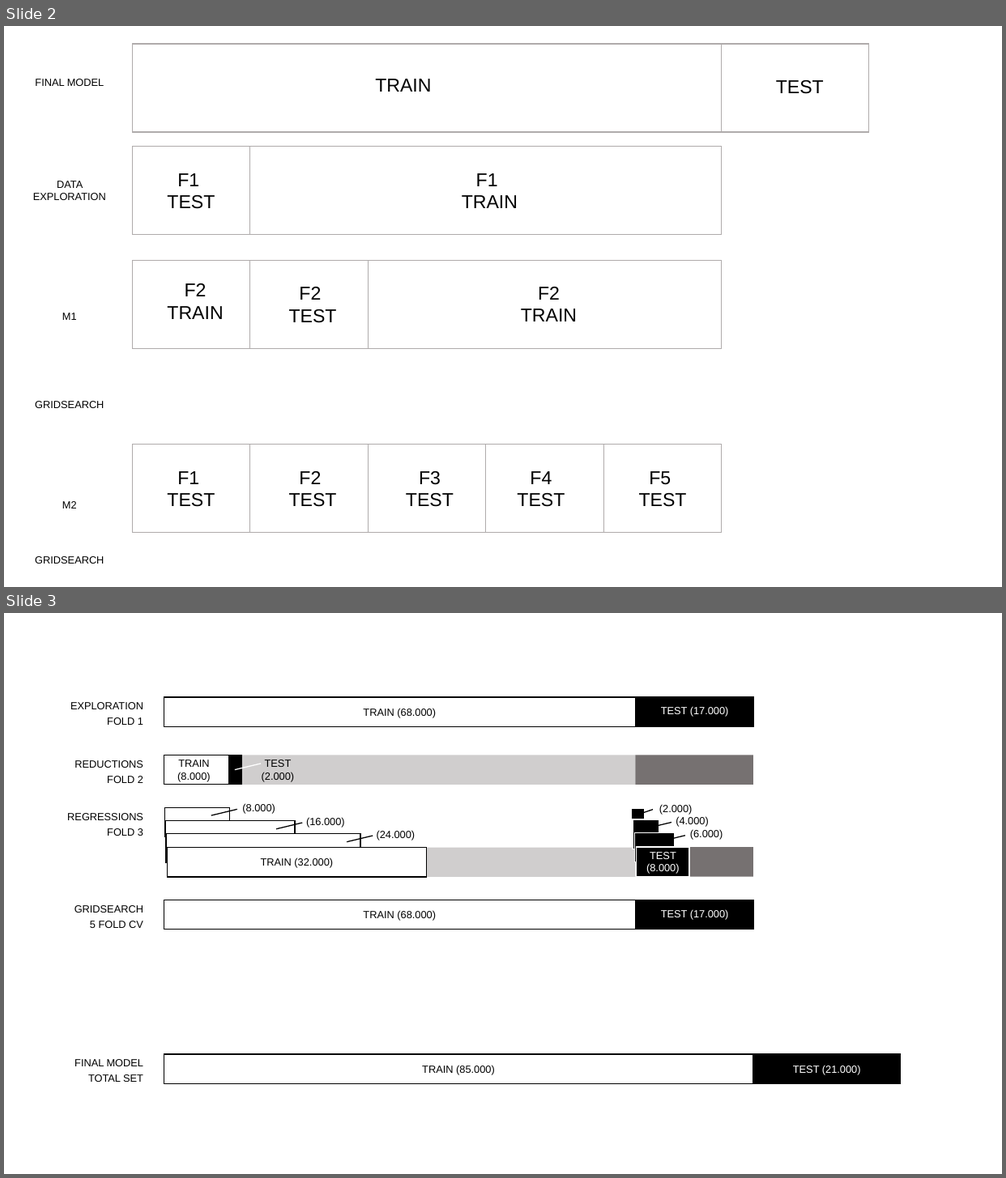
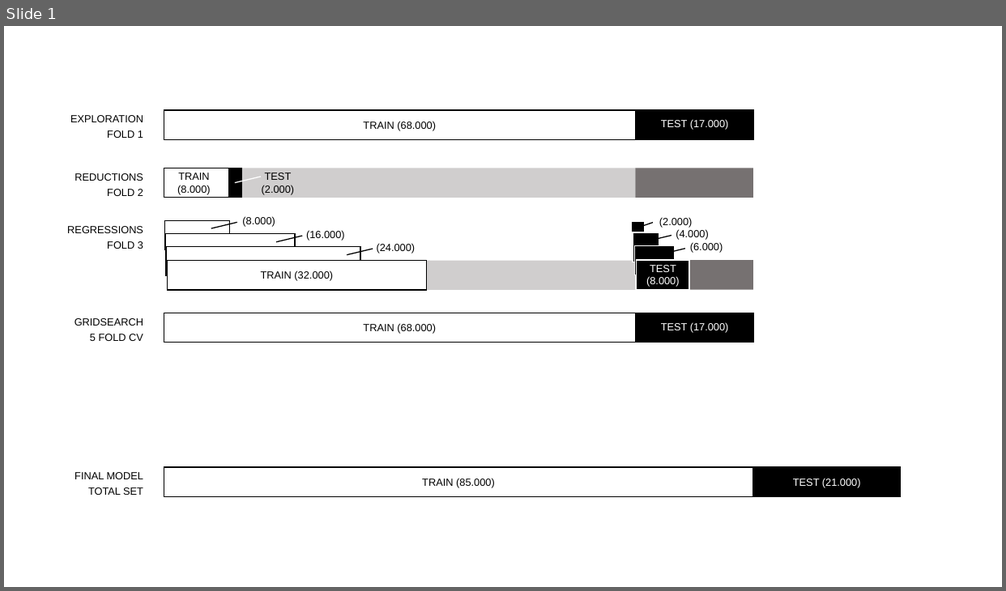
Before and after one commit to Julietvr/bds, a slide deck: regression/folds.pptx. Shown one above the other, each under a label of ours: slides 2 and 3 before the commit, slide 1 after it. The pictures are 1006x1178 and 1006x591 pixels, drawn with LibreOffice and Linux fonts; fonts in the diff are those of the drawing. Boxes give left, top, right and bottom in pixels: in the first picture for what was removed or moved away, otherwise in the second. Text is boxed around its words. In the diff, an @@ line names an element or a change of style, - is before the commit and + after.

```diff
--- a/regression/folds.pptx
+++ b/regression/folds.pptx
@@ slide 2 removed at (x1=4, y1=26, x2=1002, y2=587), background #FFFFFF @@
@@ rectangle removed at (x1=132, y1=44, x2=721, y2=132) @@
@@ rectangle removed at (x1=722, y1=44, x2=869, y2=132) @@
@@ text removed at (x1=35, y1=79, x2=104, y2=86) @@
-FINAL MODEL
@@ text removed at (x1=375, y1=79, x2=431, y2=92) @@
-TRAIN
@@ text removed at (x1=776, y1=80, x2=824, y2=94) @@
-TEST
@@ rectangle removed at (x1=132, y1=147, x2=721, y2=235) @@
@@ rectangle removed at (x1=132, y1=147, x2=249, y2=235) @@
@@ text removed at (x1=33, y1=181, x2=106, y2=200) @@
-DATA EXPLORATION
@@ text removed at (x1=167, y1=173, x2=215, y2=209) @@
-F1
-TEST
@@ text removed at (x1=462, y1=173, x2=518, y2=208) @@
-F1
-TRAIN
@@ rectangle removed at (x1=132, y1=260, x2=721, y2=348) @@
@@ rectangle removed at (x1=132, y1=260, x2=249, y2=348) @@
@@ rectangle removed at (x1=250, y1=260, x2=368, y2=348) @@
@@ text removed at (x1=167, y1=284, x2=223, y2=319) @@
-F2
-TRAIN
@@ text removed at (x1=289, y1=287, x2=337, y2=323) @@
-F2
-TEST
@@ text removed at (x1=521, y1=287, x2=577, y2=322) @@
-F2
-TRAIN
@@ text removed at (x1=62, y1=313, x2=77, y2=320) @@
-M1
@@ text removed at (x1=35, y1=401, x2=104, y2=408) @@
-GRIDSEARCH
@@ rectangle removed at (x1=132, y1=445, x2=721, y2=533) @@
@@ rectangle removed at (x1=132, y1=445, x2=249, y2=533) @@
@@ rectangle removed at (x1=250, y1=445, x2=368, y2=533) @@
@@ rectangle removed at (x1=368, y1=445, x2=485, y2=533) @@
@@ rectangle removed at (x1=486, y1=445, x2=603, y2=533) @@
@@ text removed at (x1=167, y1=472, x2=215, y2=507) @@
-F1
-TEST
@@ text removed at (x1=289, y1=472, x2=337, y2=507) @@
-F2
-TEST
@@ text removed at (x1=406, y1=472, x2=454, y2=507) @@
-F3
-TEST
@@ text removed at (x1=517, y1=472, x2=565, y2=507) @@
-F4
-TEST
@@ text removed at (x1=639, y1=472, x2=687, y2=507) @@
-F5
-TEST
@@ text removed at (x1=62, y1=501, x2=77, y2=509) @@
-M2
@@ text removed at (x1=35, y1=557, x2=104, y2=564) @@
-GRIDSEARCH
@@ what was slide 3 is now slide 1 @@
```
Also in this commit, not shown: 1 other slide removed, 4 other files.
